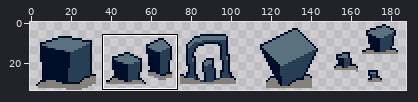
Sprite sheet: assets/sprites/objects/sprsh_atlrock_1.png. Above, an overview of the earlier version with the close-up marked.
Close-up. The starting point:
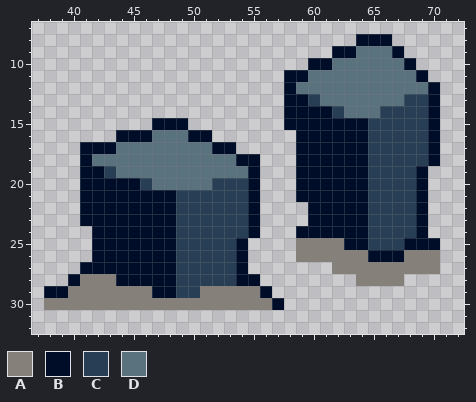
The file is 222x34 pixels. Shown: x 37..72, y 7..32. The wide view leaves out empty margins. The commit also changed other parts of the picture, which this record leaves out.
Palette (. is transparent): A #858079  B #000d29  C #273e54  D #5a717e
New version:
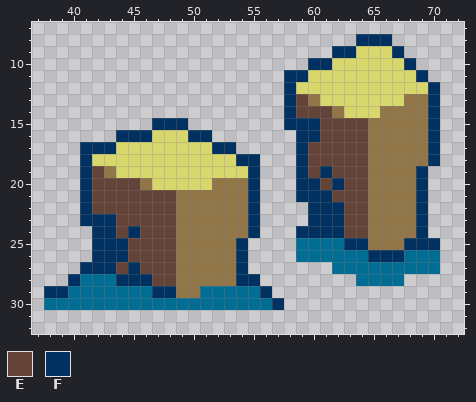
Colours new in this view: E #644339  F #003161
The edit:
Colour A changes from #858079 to #006d94.
Colour C changes from #273e54 to #927647.
Colour D changes from #5a717e to #d7d76c.
Colour B becomes colour E in row 13 at x 59; in row 14 at x 59 to 61; in rows 15 to 16 at x 61 to 64; in rows 17 to 18 at x 60 to 64; in row 19 at x 42, 60 and 62 to 64; in row 20 at x 42 to 45, 61 and 63 to 64.
Colour B becomes colour E in row 21 at x 42 to 48 and 62 to 64; in row 22 at x 42 to 48 and 63 to 64; in row 23 at x 44 to 48 and 63 to 64; in row 24 at x 44, 46 to 48 and 63 to 64; in rows 25 to 26 at x 45 to 48; in row 27 at x 44 and 46 to 48.
Colour B becomes colour E in row 28 at x 47 to 48.
Colour B becomes colour F in row 8 at x 64 to 66; in row 9 at x 62 to 63 and 67; in row 10 at x 60 to 61 and 68; in row 11 at x 58 to 59 and 69; in rows 12 to 14 at x 58 and 70; in row 15 at x 47 to 49, 58 to 60 and 70.
Colour B becomes colour F in row 16 at x 44 to 46, 50 to 51, 59 to 60 and 70; in row 17 at x 41 to 43, 52 to 53, 59 and 70; in row 18 at x 41, 54 to 55, 59 and 70; in row 19 at x 41, 55, 59, 61 and 69; in row 20 at x 41, 55, 59 to 60, 62 and 69; in row 21 at x 41, 55, 59 to 61 and 69.
Colour B becomes colour F in row 22 at x 41, 55, 60 to 62 and 69; in row 23 at x 41 to 43, 55, 60 to 62 and 69; in row 24 at x 42 to 43, 45, 55, 59 to 62 and 69; in row 25 at x 42 to 44, 54, 63 to 64 and 68 to 70; in row 26 at x 42 to 44, 54 and 65 to 67; in row 27 at x 41 to 43, 45 and 54.
Colour B becomes colour F in row 28 at x 40, 44 to 46 and 54 to 55; in row 29 at x 38 to 39, 47 to 48 and 56; in row 30 at x 57.
Changed places in both close-ups, as pixel boxes (x1, y1, x2, y2):
changed: (44, 34, 440, 310)
